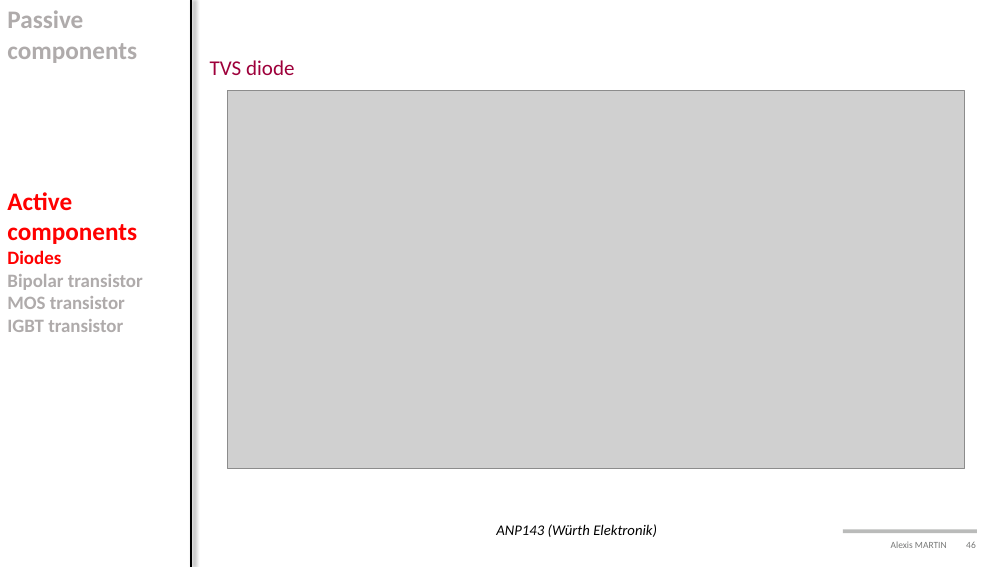
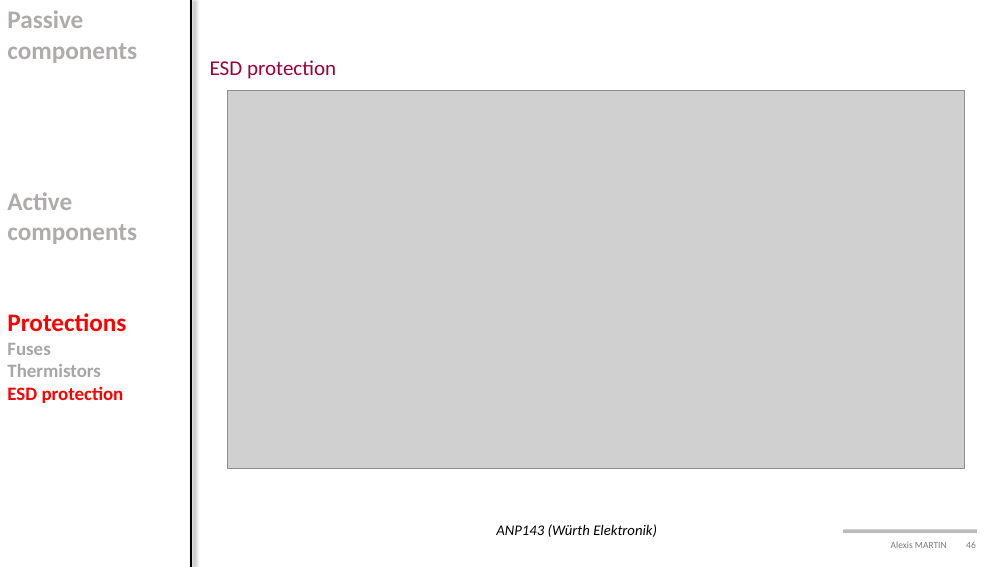
Before and after one commit to alexismartin46/Cours_Electronique_de_Puissance_FISE2, a slide deck: slide 46 of Cours/Cours3_components.pptx. Drawn at 1008x567 pixels with LibreOffice and Linux fonts; fonts in the diff are those of the drawing; grey boxes stand for pictures; background and template pictures are left out. Boxes give left, top, right and bottom in pixels: in the first picture for what was removed or moved away, otherwise in the second. Text is boxed around its words. In the diff, an @@ line names an element or a change of style, - is before the commit and + after.

```diff
--- a/Cours/Cours3_components.pptx
+++ b/Cours/Cours3_components.pptx
@@ text at <box>210,60,336,79</box>: text changed @@
-TVS diode
+ESD protection
@@ text at <box>7,192,137,244</box>: text colour #FF0000 to #AFABAB in "Active components" @@
@@ text at <box>7,313,126,403</box>: text changed; text colour #AFABAB to #FF0000 @@
-Diodes
-Bipolar transistor
-MOS transistor
-IGBT transistor
+Protections
+Fuses
+Thermistors
+ESD protection
```
Also in this commit, not shown: 43 other slides changed, 25 other files.
